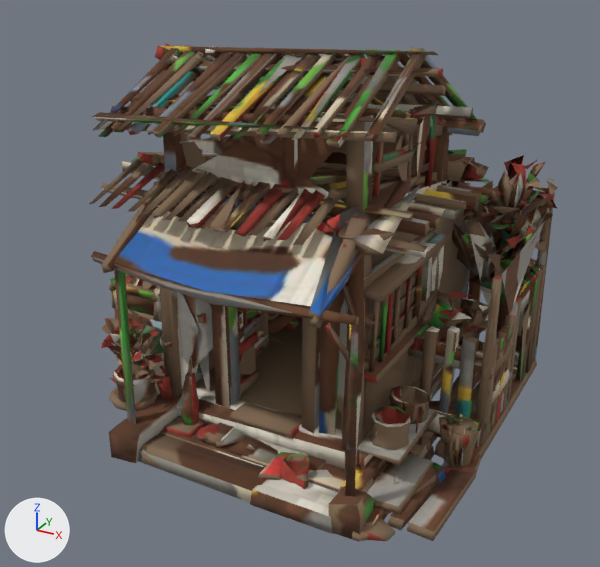
One commit to the glTF model assets/models/props/house_2.glb: the scene before it, then after it.
Camera for both pictures: a 50 mm camera at (0.93, -1.798, 1.251) aimed at (-0.017, -0.076, 0.39). The lights are fixed; the arrows at lower left show +X, +Y and +Z. The picture after the commit comes second. Vertices at exactly the same position are counted once.
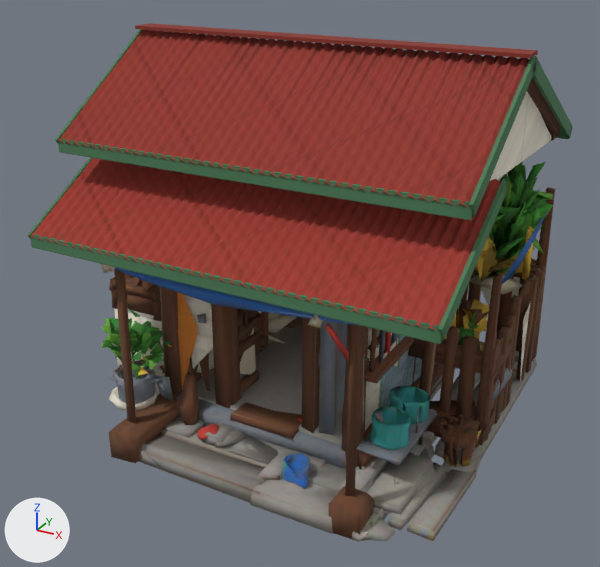
Location of each change, (x1, y1, x2, y2) in pixels of the pictures (600 x 567 px):
'Mesh0', reshaped (16% wider): before (89, 43, 558, 542); after (28, 23, 573, 542)
part 1 of me_mesh_0_001, added (green): after (58, 139, 472, 220)
part 2 of me_mesh_0_001, added: after (31, 234, 442, 344)
part 3 of me_mesh_0_001, added (mostly hidden): after (546, 125, 556, 141)
part 4 of me_mesh_0_001, added (mostly hidden): after (154, 34, 517, 63)
part 5 of me_mesh_0_001, added (brown): after (135, 23, 538, 58)
part 6 of me_mesh_0_001, added: after (555, 127, 569, 139)
part 7 of me_mesh_0_001, rebuilt (not visible afterwards): before (210, 54, 305, 142)
part 8 of me_mesh_0_001, rebuilt (mostly hidden before): before (213, 55, 424, 119); after (58, 30, 560, 208)
part 9 of me_mesh_0_001, rebuilt (not visible afterwards): before (186, 45, 216, 62)
part 10 of me_mesh_0_001, rebuilt (not visible afterwards): before (256, 53, 336, 137)
part 11 of me_mesh_0_001, rebuilt (not visible afterwards): before (331, 64, 384, 105)
part 12 of me_mesh_0_001, rebuilt (not visible afterwards): before (312, 54, 381, 138)
part 13 of me_mesh_0_001, deleted (brown): before (89, 43, 558, 326)
part 14 of me_mesh_0_001, built on: before (111, 46, 452, 322); after (28, 29, 573, 340)
part 15 of me_mesh_0_001, surface changed: before (91, 96, 555, 542); after (101, 161, 555, 542)

Diff of the bpy script that builds the scene:
```diff
--- a/assets/models/props/house_2.glb.py
+++ b/assets/models/props/house_2.glb.py
@@ me_mesh_0_001 @@
 # used by ob_mesh0; location = (0.0, 0.0, 0.0)
-me_mesh_0_001.from_pydata(...)  # 4790 vertices, 5684 faces; spans x -0.501..0.5, y -0.501..0.5, z 0.0..0.996
+me_mesh_0_001.from_pydata(...)  # 4966 vertices, 6144 faces; spans x -0.501..0.514, y -0.517..0.5, z 0.0..1.003
+# me_mesh_0_001 part 1: a new loose piece, a box spanning x -0.49..0.51, y -0.3898..-0.3818, z 0.7471..0.7791, in mat_propmat (picture img_prop_base_color)
+# me_mesh_0_001 part 2: a new loose piece, a box spanning x -0.49..0.51, y -0.5118..-0.5038, z 0.5491..0.5811, in mat_propmat (picture img_prop_base_color)
+# me_mesh_0_001 part 3: a new loose piece, a box spanning x -0.46..0.48, y 0.376..0.404, z 0.724..0.756, in mat_propmat (picture img_prop_base_color)
+# me_mesh_0_001 part 4: a new loose piece, a box spanning x -0.46..0.48, y -0.058..-0.042, z 0.938..0.982, in mat_propmat (picture img_prop_base_color)
+# me_mesh_0_001 part 5: a new loose piece, a box spanning x -0.49..0.51, y -0.08..-0.02, z 0.9945..1.0025, in mat_propmat (picture img_prop_base_color)
+# me_mesh_0_001 part 6: a new loose piece, a box spanning x -0.49..0.51, y 0.4254..0.4334, z 0.7209..0.7529, in mat_propmat (picture img_prop_base_color)
+# me_mesh_0_001 part 7: the loose piece of 13 vertices spanning x -0.066..-0.014, y -0.382..-0.048, z 0.815..0.964 is rebuilt with 8 vertices and now spans x -0.048..-0.036, y -0.39..-0.036, z 0.751..0.986
+# me_mesh_0_001 part 8: the loose piece of 9 vertices spanning x -0.415..0.221, y -0.083..0.358, z 0.732..0.971 is rebuilt with 563 vertices and now spans x -0.49..0.51, y -0.395..0.437, z 0.744..0.994
+# me_mesh_0_001 part 9: the loose piece of 8 vertices spanning x -0.348..-0.313, y -0.068..0.385, z 0.743..0.963 is rebuilt with 8 vertices and now spans x -0.362..-0.35, y -0.062..0.433, z 0.724..0.986
+# me_mesh_0_001 part 10: the loose piece of 7 vertices spanning x 0.039..0.067, y -0.365..-0.056, z 0.839..0.973 is rebuilt with 8 vertices and now spans x 0.056..0.068, y -0.39..-0.036, z 0.751..0.986
+# me_mesh_0_001 part 11: the loose piece of 7 vertices spanning x 0.058..0.1, y -0.08..0.353, z 0.726..0.949 is rebuilt with 8 vertices and now spans x 0.056..0.068, y -0.062..0.433, z 0.724..0.986
+# me_mesh_0_001 part 12: the loose piece of 7 vertices spanning x 0.155..0.184, y -0.362..-0.051, z 0.849..0.979 is rebuilt with 8 vertices and now spans x 0.161..0.173, y -0.39..-0.036, z 0.751..0.986
+# me_mesh_0_001 part 13: 216 loose pieces with 890 vertices, spanning x -0.5..0.5, y -0.402..0.497, z 0.3..0.996, are deleted
+# me_mesh_0_001 part 14: 127 vertices removed from x -0.441..0.324, y -0.497..0.402, z 0.525..0.994; 568 vertices added at x -0.494..0.514, y -0.517..0.437, z 0.552..0.995
+# me_mesh_0_001 part 15: 4642 kept faces spanning x -0.501..0.5, y -0.501..0.5, z 0.0..0.874 get new texture (UV) coordinates
+# other edits to the shape of me_mesh_0_001 do not show in these pictures
 me_mesh_0_001.materials.append(mat_propmat)
```
